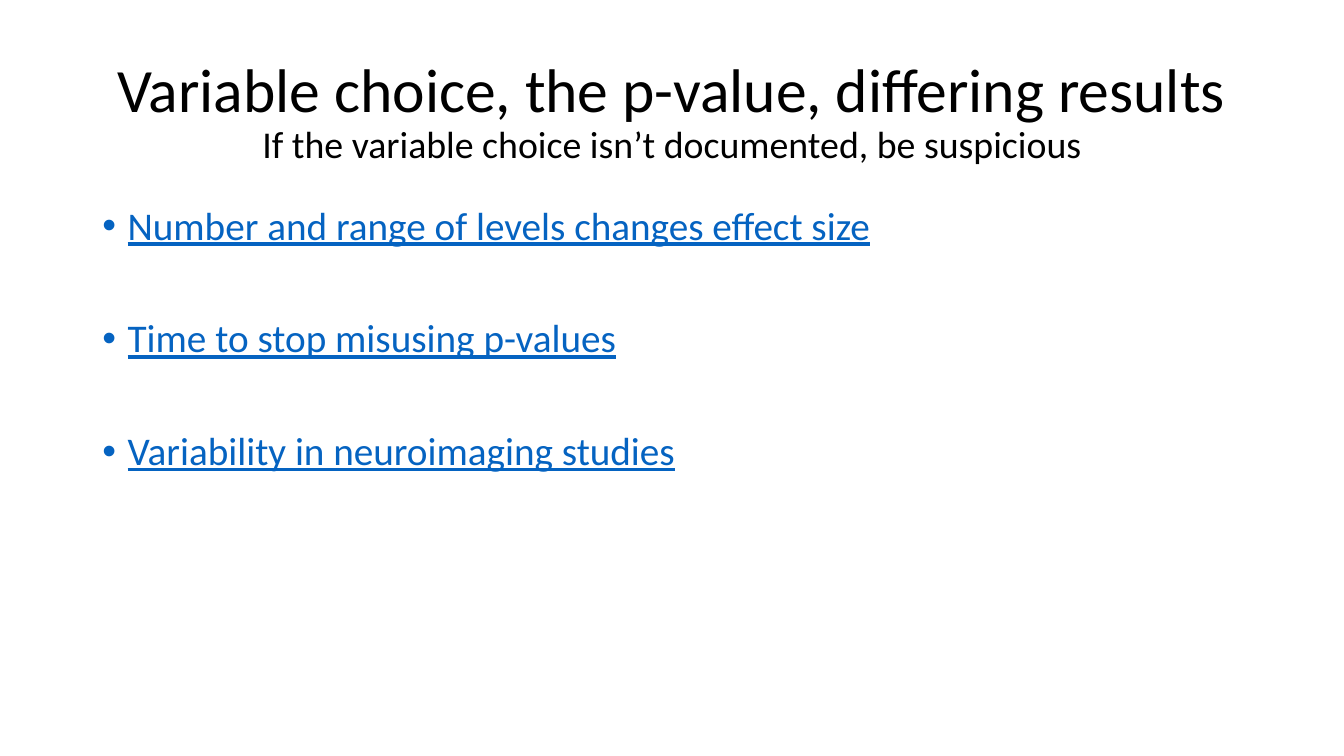
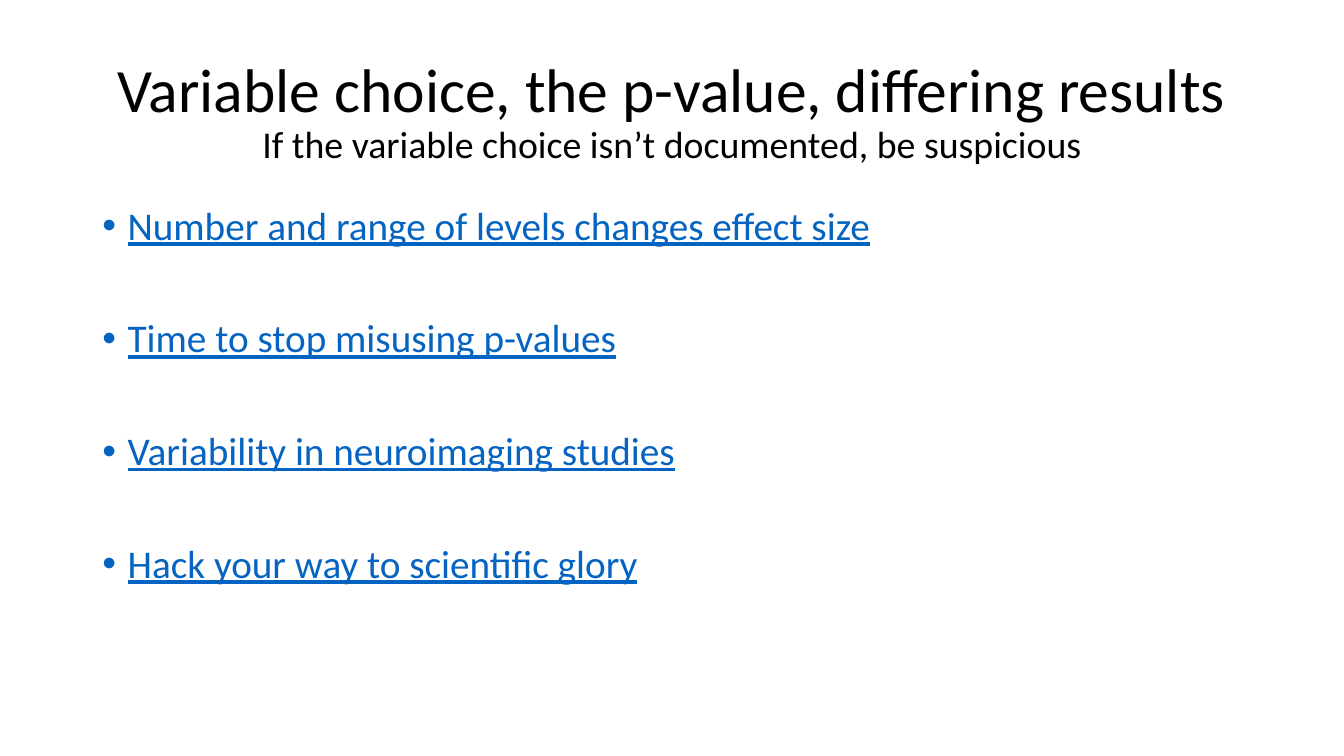
Before and after one commit to arpettey/REU2026_Bootcamp, a slide deck: slide 19 of Reproducibility2026.pptx. Drawn at 1344x756 pixels with LibreOffice and Linux fonts; fonts in the diff are those of the drawing. Boxes give left, top, right and bottom in pixels: in the first picture for what was removed or moved away, otherwise in the second. Text is boxed around its words. In the diff, an @@ line names an element or a change of style, - is before the commit and + after.

Commit message:
Updated hyperlinks in file
Fixed broken hyperlinks and added new ones.

```diff
--- a/Reproducibility2026.pptx
+++ b/Reproducibility2026.pptx
@@ text at box(128, 550, 638, 585): paragraph added @@
+• Hack your way to scientific glory
```
